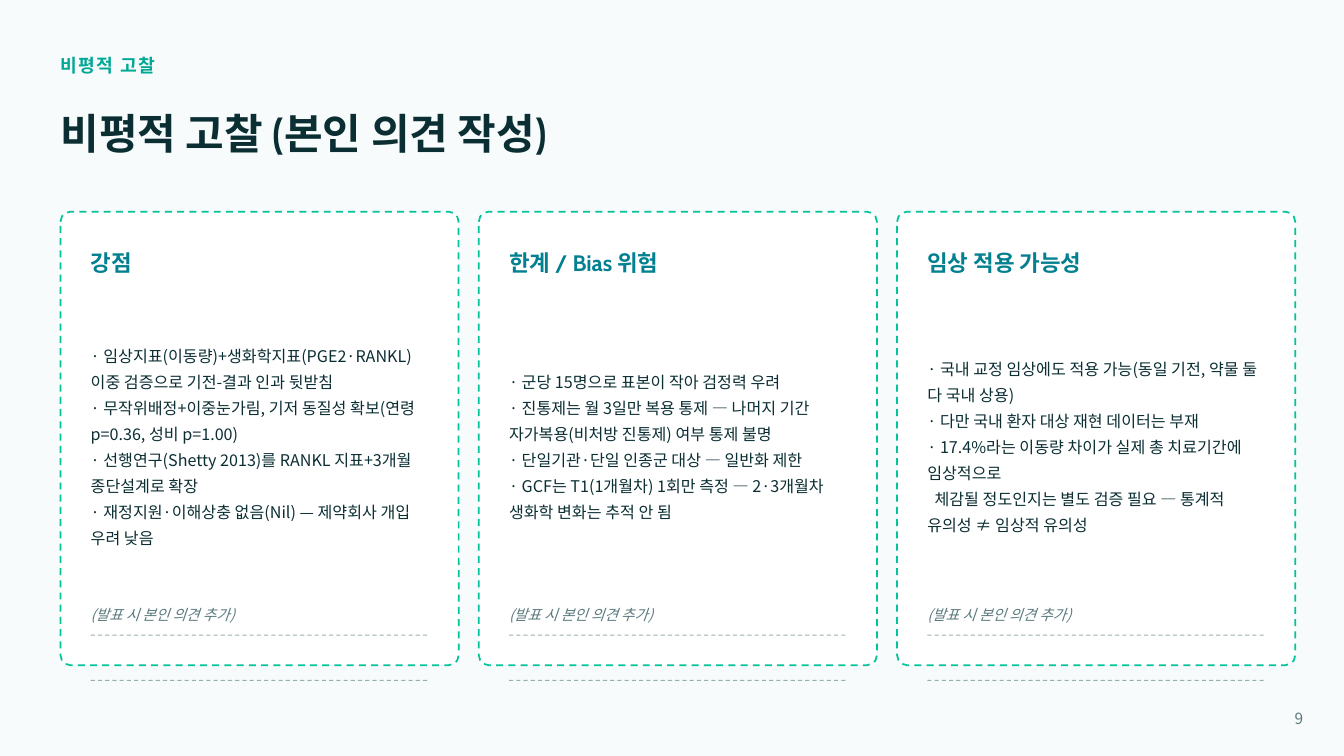
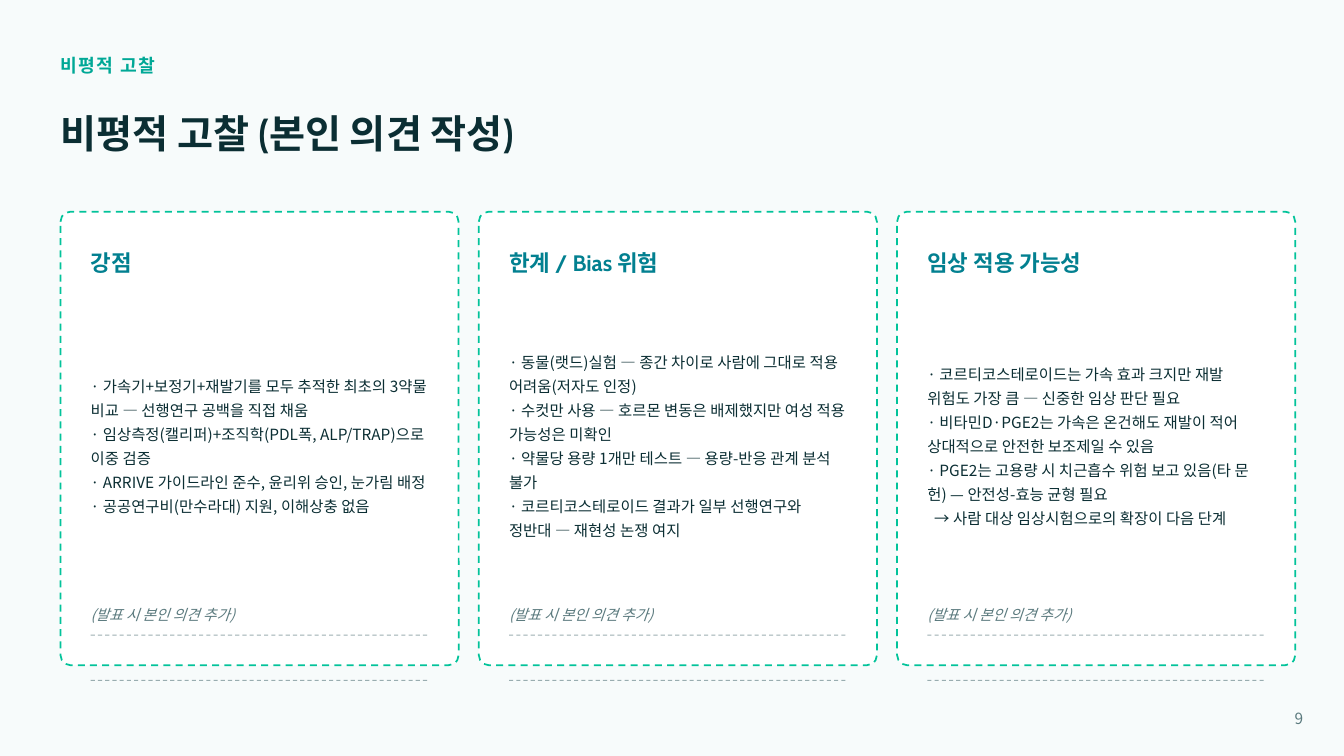
Before and after one commit to yojokem/-, a slide deck: slide 9 of 치과약리학실험2-논문발표/치과약리학실험2_논문발표.pptx. Drawn at 1344x756 pixels with LibreOffice and Linux fonts; fonts in the diff are those of the drawing. Boxes give left, top, right and bottom in pixels: in the first picture for what was removed or moved away, otherwise in the second. Text is boxed around its words. In the diff, an @@ line names an element or a change of style, - is before the commit and + after.

```diff
--- a/치과약리학실험2-논문발표/치과약리학실험2_논문발표.pptx
+++ b/치과약리학실험2-논문발표/치과약리학실험2_논문발표.pptx
@@ text "비평적 고찰 (본인 의견 작성)" at [60, 115, 514, 154]: size 30 to 28 pt @@
@@ text at [509, 355, 845, 538]: text changed; size 11.5 to 11 pt @@
-· 군당 15명으로 표본이 작아 검정력 우려
-· 진통제는 월 3일만 복용 통제 — 나머지 기간 자가복용(비처방 진통제) 여부 통제 불명
-· 단일기관·단일 인종군 대상 — 일반화 제한
-· GCF는 T1(1개월차) 1회만 측정 — 2·3개월차 생화학 변화는 추적 안 됨
+· 동물(랫드)실험 — 종간 차이로 사람에 그대로 적용 어려움(저자도 인정)
+· 수컷만 사용 — 호르몬 변동은 배제했지만 여성 적용 가능성은 미확인
+· 약물당 용량 1개만 테스트 — 용량-반응 관계 분석 불가
+· 코르티코스테로이드 결과가 일부 선행연구와 정반대 — 재현성 논쟁 여지
@@ text at [91, 379, 427, 515]: text changed; size 11.5 to 11 pt @@
-· 임상지표(이동량)+생화학지표(PGE2·RANKL) 이중 검증으로 기전-결과 인과 뒷받침
-· 무작위배정+이중눈가림, 기저 동질성 확보(연령 p=0.36, 성비 p=1.00)
-· 선행연구(Shetty 2013)를 RANKL 지표+3개월 종단설계로 확장
-· 재정지원·이해상충 없음(Nil) — 제약회사 개입 우려 낮음
+· 가속기+보정기+재발기를 모두 추적한 최초의 3약물 비교 — 선행연구 공백을 직접 채움
+· 임상측정(캘리퍼)+조직학(PDL폭, ALP/TRAP)으로 이중 검증
+· ARRIVE 가이드라인 준수, 윤리위 승인, 눈가림 배정
+· 공공연구비(만수라대) 지원, 이해상충 없음
@@ text at [927, 367, 1249, 526]: text changed; size 11.5 to 11 pt @@
-· 국내 교정 임상에도 적용 가능(동일 기전, 약물 둘 다 국내 상용)
-· 다만 국내 환자 대상 재현 데이터는 부재
-· 17.4%라는 이동량 차이가 실제 총 치료기간에 임상적으로
-체감될 정도인지는 별도 검증 필요 — 통계적 유의성 ≠ 임상적 유의성
+· 코르티코스테로이드는 가속 효과 크지만 재발 위험도 가장 큼 — 신중한 임상 판단 필요
+· 비타민D·PGE2는 가속은 온건해도 재발이 적어 상대적으로 안전한 보조제일 수 있음
+· PGE2는 고용량 시 치근흡수 위험 보고 있음(타 문헌) — 안전성-효능 균형 필요
+→ 사람 대상 임상시험으로의 확장이 다음 단계
```
Also in this commit, not shown: 4 other slides changed, 5 slides added, 5 slides removed, 1 other file.
